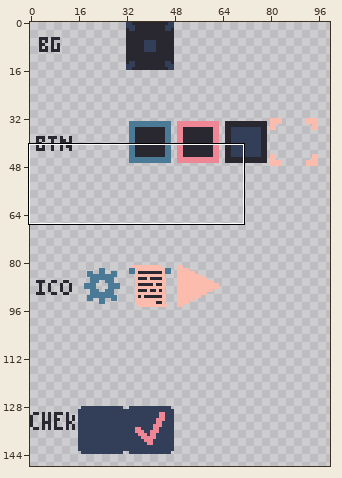
Pixel-art file -- assets/ui/ui.aseprite. Above: a wide view before the commit, with the close-up outlined.
Close-up. Before the edit:
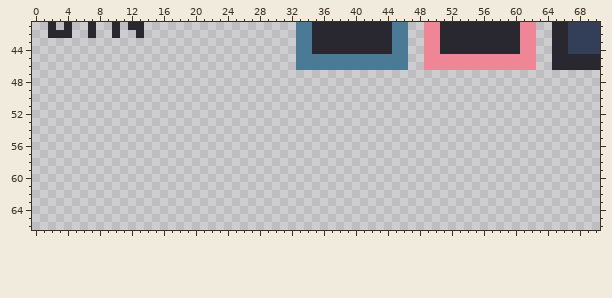
128x512 pixels, 1 frame. Shown: x 0..70, y 41..66. The wide view leaves out empty margins.
Now the later version:
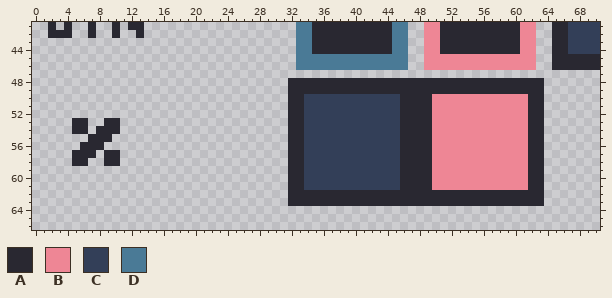
Palette (. is transparent): A #292831  B #ee8695  C #333f58  D #4a7a96
The exact change:
Layer "MAIN":
The author put colour A in rows 48 to 49 at x 32 to 63; in rows 50 to 52 at x 32 to 33, 46 to 49 and 62 to 63; in row 53 at x 5 to 6, 9 to 10, 32 to 33, 46 to 49 and 62 to 63; in row 54 at x 5 to 6, 8 to 10, 32 to 33, 46 to 49 and 62 to 63; in row 55 at x 7 to 9, 32 to 33, 46 to 49 and 62 to 63; in row 56 at x 6 to 8, 32 to 33, 46 to 49 and 62 to 63.
The author put colour A in row 57 at x 5 to 7, 9 to 10, 32 to 33, 46 to 49 and 62 to 63; in row 58 at x 5 to 6, 9 to 10, 32 to 33, 46 to 49 and 62 to 63; in rows 59 to 61 at x 32 to 33, 46 to 49 and 62 to 63; in rows 62 to 63 at x 32 to 63.
The author put colour B in rows 50 to 61 at x 50 to 61.
The author put colour C in rows 50 to 61 at x 34 to 45.
Pixel boxes of the changes (left, top, right, bottom) in both close-ups:
added: (288, 78, 544, 206)
added: (72, 118, 120, 166)
